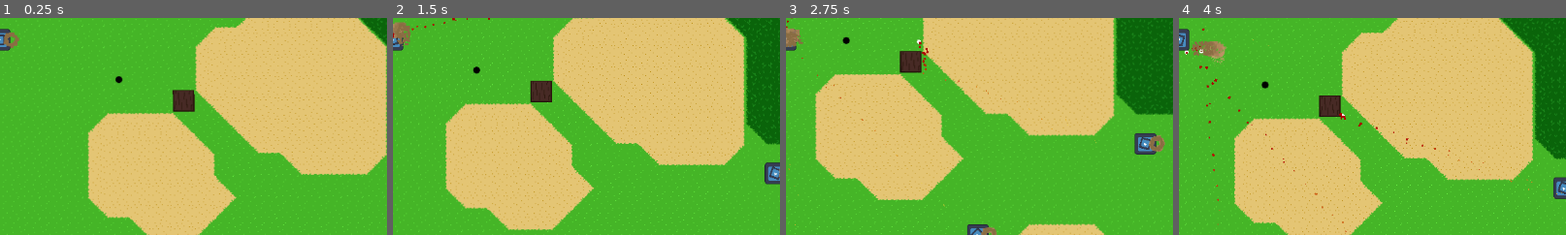
Above: before the commit, frames 1-4 (left to right).
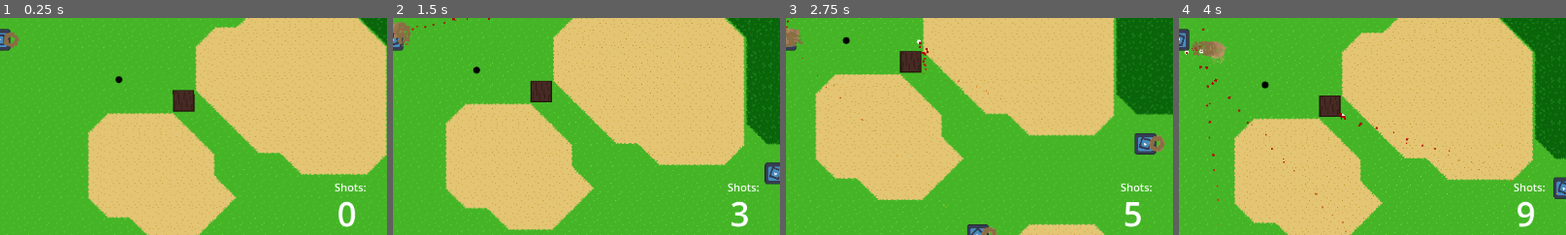
Above: after the commit, the same moments.

Repository: Sabertooth-Software/Bunker-Buster
Game: Godot game, scene res://Scenes/Levels/Hole 4.tscn
Same seed, same stepped clock (60 frames per second), same inputs: the game is played once before the commit and once after it. This scene is started directly instead of the project's main scene. The engine's default icon, where the game draws it, is replaced by a stand-in: a white triangle on a blue panel in a dark square.
Inputs (mouse positions are % of the whole screen's width and height, from its top left):
- Up to frame 1 (0.25 s): no input
- Up to frame 2 (1.5 s): tap Enter at 0.5 s; move the mouse to (72, 45) at 0.52 s; press the mouse at (72, 45) at 0.53 s; hold Right (right) 0.53-1.28 s; tap Space (shoot) at 0.8, 1.35 s; move the mouse to (30, 55) at 1.27 s; release the mouse at (30, 55) at 1.28 s; hold S (down) from 1.28 s (still down)
- Up to frame 3 (2.75 s): click (30, 55) at 1.55 s; move the mouse to (60, 28) at 2.02 s; release S (down) at 2.03 s; press the mouse at (60, 28) at 2.03 s; hold Right (right) from 2.03 s (still down); tap Space (shoot) at 2.3 s
- Up to frame 4 (4 s): move the mouse to (45, 70) at 2.77 s; release Right (right) at 2.78 s; release the mouse at (45, 70) at 2.78 s; hold Up (up) 2.78-3.53 s; tap Space (shoot) at 2.85, 3.8 s; click (45, 70) at 3.05 s; move the mouse to (80, 65) at 3.52 s; press the mouse at (80, 65) at 3.53 s; hold A (left) from 3.53 s (still down)
The pictures show only the part of the screen within x 50-100%, y 45-95%; the shares and areas given below are measured in that part.

The runs differ from the first frame. In frame 1, 0.5% of the frame differs, in the area x 86-95%, y 76-97%; in frame 2, 0.4%; in frame 3, 0.4%; in frame 4, 0.5%.

Commit message:
Created global score counter. Placed test UI on hole 4

Diff:
--- /dev/null
+++ b/CounterUI.gd
@@ -0,0 +1,12 @@
+extends Control
+
+@onready var _count_text:RichTextLabel= $counter
+# Called when the node enters the scene tree for the first time.
+func _ready():
+	ShotCounter.update_ui.connect(_on_update_ui)
+
+
+func _on_update_ui(score:int):
+	_count_text.text = (str(score))
+func _process(delta):
+	pass
--- /dev/null
+++ b/Scenes/Components/ui.tscn
@@ -0,0 +1,56 @@
+[gd_scene load_steps=2 format=3 uid="uid://qmhh07hyixdb"]
+
+[ext_resource type="Script" path="res://CounterUI.gd" id="1_ybj73"]
+
+[node name="UI" type="Control"]
+layout_mode = 3
+anchors_preset = 8
+anchor_left = 0.5
+anchor_top = 0.5
+anchor_right = 0.5
+anchor_bottom = 0.5
+grow_horizontal = 2
+grow_vertical = 2
+
+[node name="Control" type="Control" parent="."]
+layout_mode = 1
+anchors_preset = 3
+anchor_left = 1.0
+anchor_top = 1.0
+anchor_right = 1.0
+anchor_bottom = 1.0
+offset_left = -33.0
+offset_top = -53.0
+offset_right = -32.3999
+offset_bottom = -53.0
+grow_horizontal = 0
+grow_vertical = 0
+script = ExtResource("1_ybj73")
+
+[node name="shots" type="RichTextLabel" parent="Control"]
+layout_mode = 1
+anchors_preset = 5
+anchor_left = 0.5
+anchor_right = 0.5
+offset_left = -42.0
+offset_top = -35.0
+offset_right = 42.0
+offset_bottom = -3.0
+grow_horizontal = 2
+text = "Shots:"
+
+[node name="counter" type="RichTextLabel" parent="Control"]
+layout_mode = 1
+anchors_preset = 8
+anchor_left = 0.5
+anchor_top = 0.5
+anchor_right = 0.5
+anchor_bottom = 0.5
+offset_left = -38.0
+offset_top = -19.0
+offset_right = 38.0
+offset_bottom = 62.0
+grow_horizontal = 2
+grow_vertical = 2
+theme_override_font_sizes/normal_font_size = 50
+text = "0"
--- a/Scenes/Levels/Hole 4.tscn
+++ b/Scenes/Levels/Hole 4.tscn
@@ -6,7 +6,7 @@
 [ext_resource type="PackedScene" uid="uid://bfc7fafn5cbnj" path="res://Scenes/Bullet.tscn" id="4_6actv"]
 [ext_resource type="PackedScene" uid="uid://hh271eak8f3q" path="res://Scenes/Characters/Enemies/red_tank.tscn" id="5_kgf7q"]
 [ext_resource type="PackedScene" uid="uid://7sckx3547nbi" path="res://Scenes/Objects/golf_ball.tscn" id="6_qun68"]
-[ext_resource type="PackedScene" uid="uid://bqmrrq74v6qiu" path="res://Assets/Objects/Water.tscn" id="7_jgkw6"]
+[ext_resource type="PackedScene" uid="uid://qmhh07hyixdb" path="res://Scenes/Components/ui.tscn" id="7_p6vpu"]
 
 [node name="Node2D" type="Node2D"]
 
@@ -78,47 +78,10 @@
 [node name="GolfBall" parent="." instance=ExtResource("6_qun68")]
 position = Vector2(1175, -64)
 
-[node name="Water" type="Node2D" parent="."]
-position = Vector2(-272, 944)
+[node name="CanvasLayer" type="CanvasLayer" parent="."]
 
-[node name="water" parent="Water" instance=ExtResource("7_jgkw6")]
-position = Vector2(-16, 0)
-
-[node name="water2" parent="Water" instance=ExtResource("7_jgkw6")]
-position = Vector2(112, 0)
-
-[node name="water3" parent="Water" instance=ExtResource("7_jgkw6")]
-position = Vector2(112, -128)
-
-[node name="water4" parent="Water" instance=ExtResource("7_jgkw6")]
-position = Vector2(-16, -128)
-
-[node name="water7" parent="Water" instance=ExtResource("7_jgkw6")]
-position = Vector2(416, -64)
-
-[node name="water8" parent="Water" instance=ExtResource("7_jgkw6")]
-position = Vector2(544, -64)
-
-[node name="water9" parent="Water" instance=ExtResource("7_jgkw6")]
-position = Vector2(544, -192)
-
-[node name="water10" parent="Water" instance=ExtResource("7_jgkw6")]
-position = Vector2(416, -192)
-
-[node name="water11" parent="Water" instance=ExtResource("7_jgkw6")]
-position = Vector2(672, -64)
-
-[node name="water12" parent="Water" instance=ExtResource("7_jgkw6")]
-position = Vector2(800, -64)
-
-[node name="water15" parent="Water" instance=ExtResource("7_jgkw6")]
-position = Vector2(928, -64)
-
-[node name="water14" parent="Water" instance=ExtResource("7_jgkw6")]
-position = Vector2(672, -192)
-
-[node name="water5" parent="Water" instance=ExtResource("7_jgkw6")]
-position = Vector2(-16, -256)
-
-[node name="water6" parent="Water" instance=ExtResource("7_jgkw6")]
-position = Vector2(112, -256)
+[node name="UI" parent="CanvasLayer" instance=ExtResource("7_p6vpu")]
+offset_left = 573.0
+offset_top = 296.0
+offset_right = 573.0
+offset_bottom = 296.0
--- /dev/null
+++ b/Scripts/Components/ShotCounter.gd
@@ -0,0 +1,33 @@
+extends Node2D
+
+@onready var shots = 0
+@onready var total_score = 0
+@onready var _par = 4
+
+signal update_ui(score:int)
+# Called when the node enters the scene tree for the first time.
+func _ready():
+	pass
+
+func _update_ui():
+	update_ui.emit(shots)
+
+func set_par(par:int): #set par when level loads
+	_par = par
+
+func increase_shots():
+	shots = shots+1
+	print("Shots: " + str(shots))
+	_update_ui()
+
+func finish_level():
+	print("Hole Par: " +str(_par))
+	total_score = (total_score +(shots-_par))
+	print("Current score is "+str(total_score))
+
+func _on_golf_ball_increase_shot():
+	increase_shots()
+
+
+func _on_player_tank_increase_shot():
+	increase_shots()
--- a/Scripts/MainCharacter.gd
+++ b/Scripts/MainCharacter.gd
@@ -8,6 +8,9 @@
 	if Input.is_action_just_pressed("shoot"):
 		var shooting_vector: Vector2 = get_global_mouse_position() - global_position
 		super.shoot(shooting_vector, bullet)
+		ShotCounter.increase_shots()
+	if Input.is_action_just_pressed("debug_finishlevel"):
+		ShotCounter.finish_level()
 
 func _physics_process(_delta):
 	super.look(get_global_mouse_position())
--- a/Scripts/Objects/golf_ball.gd
+++ b/Scripts/Objects/golf_ball.gd
@@ -5,6 +5,7 @@
 
 var _start_position: Vector2
 var _shoot_vector: Vector2
+
 
 # Called when the node enters the scene tree for the first time.
 func _ready():
@@ -24,6 +25,8 @@
 		_shoot_vector = _shoot_vector.normalized() * 100
 		apply_central_impulse(_shoot_vector)
 		arrow.scale.y = 0
+		ShotCounter.increase_shots()
+
 
 func _on_terrain_chnaged(new_terrain: Terrain.Type):
 	print(new_terrain)
--- a/project.godot
+++ b/project.godot
@@ -14,6 +14,10 @@
 run/main_scene="res://Scenes/Levels/GolfTiles.tscn"
 config/features=PackedStringArray("4.0", "Forward Plus")
 config/icon="res://icon.svg"
+
+[autoload]
+
+ShotCounter="*res://Scripts/Components/ShotCounter.gd"
 
 [editor_plugins]
 
@@ -55,6 +59,11 @@
 "events": [Object(InputEventMouseButton,"resource_local_to_scene":false,"resource_name":"","device":-1,"window_id":0,"a …(242 unchanged characters)…
 ]
 }
+debug_finishlevel={
+"deadzone": 0.5,
+"events": [null, Object(InputEventKey,"resource_local_to_scene":false,"resource_name":"","device":0,"window_id":0,"alt_pressed":false,"shift_pressed":false,"ctrl_pressed":false,"meta_pressed":false,"pressed":false,"keycode":0,"physical_keycode":72,"key_label":0,"unicode":0,"echo":false,"script":null)
+]
+}
 
 [layer_names]
 
